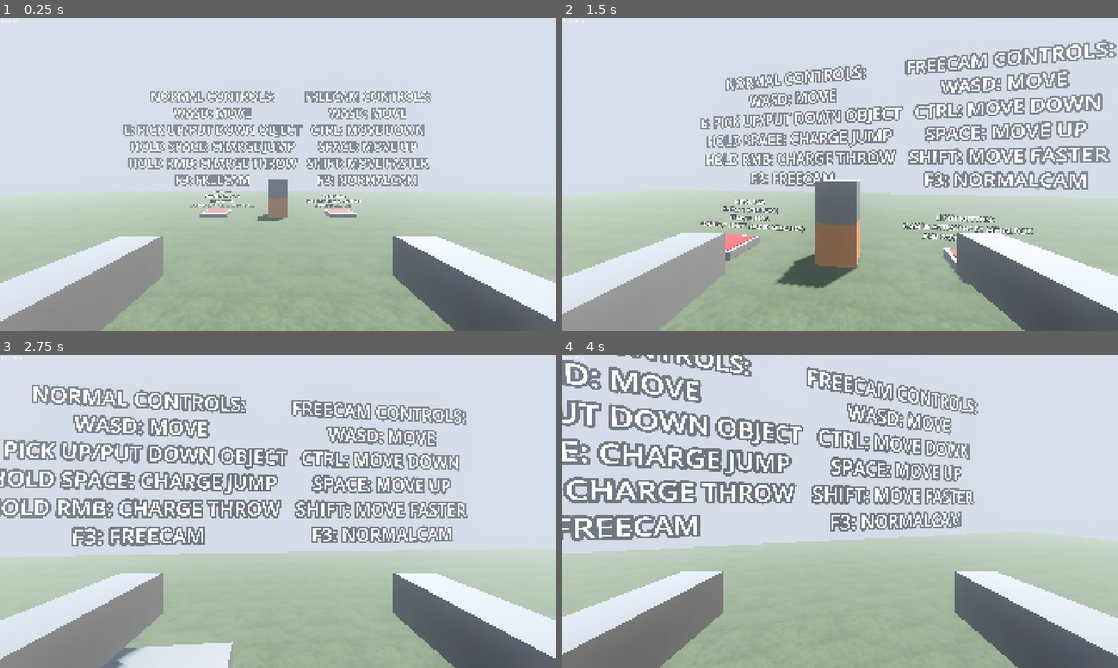
Above: before the commit, frames 1-4 (two rows, left to right).
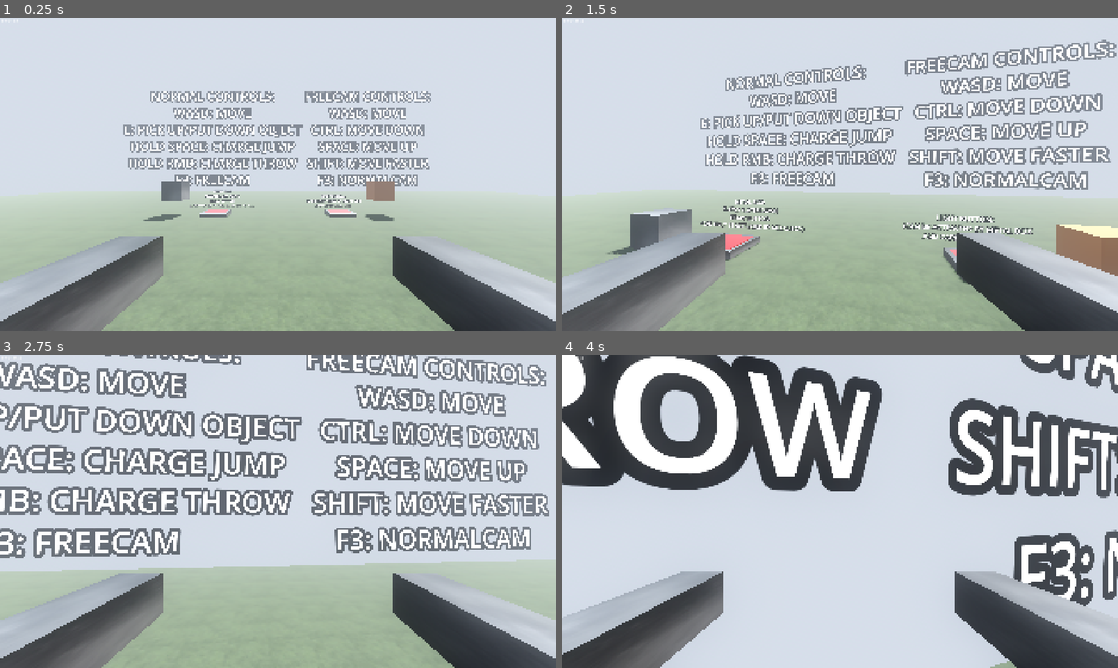
Above: after the commit, the same moments.

Repository: GootSb/Shift9
Game: Godot game, scene res://world.tscn
Same seed, same stepped clock (60 frames per second), same inputs: the game is played once before the commit and once after it.
Inputs (mouse positions are in pixels of both pictures, inside the frame that each line leads up to):
- Up to frame 1 (0.25 s): no input
- Up to frame 2 (1.5 s): tap Enter at 0.5 s; move the mouse to (867, 174) at 0.52 s; hold Shift 0.53-1.28 s; hold W (move_forward) from 0.53 s (still down); tap E at 0.6 s; click (867, 174) at 0.67 s; tap Space (jump) at 0.77, 1.07 s; move the mouse to (812, 174) at 1.27 s; tap Shift at 1.35 s; click (812, 174) at 1.42 s
- Up to frame 3 (2.75 s): keep holding W (move_forward); tap Space (jump) at 1.52, 1.82, 2.3 s; tap Ctrl at 1.55 s; move the mouse to (289, 505) at 2.02 s; hold Ctrl from 2.03 s (still down); click (289, 505) at 2.17 s
- Up to frame 4 (4 s): keep holding W (move_forward); move the mouse to (834, 517) at 2.77 s; release Ctrl at 2.78 s; tap Space (jump) at 2.85, 3.02, 3.32, 3.77 s; click (834, 517) at 2.92 s; tap E at 3.05, 3.6 s; move the mouse to (878, 514) at 3.52 s; hold Shift from 3.53 s (still down); click (878, 514) at 3.67 s

The runs differ from the first frame. In frame 1, 12% of the frame differs, in the area x 0-100%, y 51-100%; in frame 2, 17%; in frame 3, 50%; in frame 4, 75%, in the area x 0-100%, y 0-100%.

Commit message:
Big stuff.
New texture for metal, better button model and better player controller.

Diff:
--- a/button.tscn
+++ b/button.tscn
@@ -12,15 +12,6 @@
 [sub_resource type="BoxMesh" id="BoxMesh_k706f"]
 material = ExtResource("3_l7yfx")
 
-[sub_resource type="BoxMesh" id="BoxMesh_aeh8o"]
-material = ExtResource("3_l7yfx")
-
-[sub_resource type="BoxMesh" id="BoxMesh_air5s"]
-material = ExtResource("3_l7yfx")
-
-[sub_resource type="BoxMesh" id="BoxMesh_50lv4"]
-material = ExtResource("3_l7yfx")
-
 [sub_resource type="BoxShape3D" id="BoxShape3D_2jhg7"]
 
 [sub_resource type="BoxShape3D" id="BoxShape3D_l7yfx"]
@@ -33,20 +24,8 @@
 mesh = SubResource("BoxMesh_tajbg")
 
 [node name="MeshInstance3D2" type="MeshInstance3D" parent="." unique_id=748890349]
-transform = Transform3D(0.099793, 0, 0, 0, 0.17712143, 0, 0, 0, 1.2, -0.5504155, -0.011278149, 0)
+transform = Transform3D(1.2, 0, 0, 0, 0.177, 0, 0, 0, 1.2, 0, 0, 0)
 mesh = SubResource("BoxMesh_k706f")
-
-[node name="MeshInstance3D4" type="MeshInstance3D" parent="." unique_id=1225136163]
-transform = Transform3D(0.099793, 0, 0, 0, 0.17712143, 0, 0, 0, 1.2, 0.55212915, -0.0110838, 0)
-mesh = SubResource("BoxMesh_aeh8o")
-
-[node name="MeshInstance3D6" type="MeshInstance3D" parent="." unique_id=731015459]
-transform = Transform3D(-4.362091e-09, 0, -1.2000002, 0, 0.17712145, 0, 0.099793, 0, -5.2453668e-08, -0.00013847728, -0.011278149, -0.550277)
-mesh = SubResource("BoxMesh_air5s")
-
-[node name="MeshInstance3D7" type="MeshInstance3D" parent="." unique_id=1285017618]
-transform = Transform3D(-4.362091e-09, 0, -1.2000002, 0, 0.17712145, 0, 0.099793, 0, -5.2453668e-08, -0.00013852536, -0.0110838, 0.55013853)
-mesh = SubResource("BoxMesh_50lv4")
 
 [node name="DetectionArea" type="Area3D" parent="." unique_id=259317775]
 visible = false
--- a/heavy_button.tscn
+++ b/heavy_button.tscn
@@ -12,15 +12,6 @@
 [sub_resource type="BoxMesh" id="BoxMesh_olmnl"]
 material = ExtResource("2_8oeke")
 
-[sub_resource type="BoxMesh" id="BoxMesh_2sv3y"]
-material = ExtResource("2_8oeke")
-
-[sub_resource type="BoxMesh" id="BoxMesh_i2lvi"]
-material = ExtResource("2_8oeke")
-
-[sub_resource type="BoxMesh" id="BoxMesh_smshx"]
-material = ExtResource("2_8oeke")
-
 [sub_resource type="BoxShape3D" id="BoxShape3D_tww7p"]
 
 [sub_resource type="BoxShape3D" id="BoxShape3D_yfuvd"]
@@ -33,20 +24,8 @@
 mesh = SubResource("BoxMesh_lirlb")
 
 [node name="MeshInstance3D2" type="MeshInstance3D" parent="." unique_id=1243874812]
-transform = Transform3D(0.099793, 0, 0, 0, 0.17712143, 0, 0, 0, 1.2, -0.5504155, -0.011278149, 0)
+transform = Transform3D(1.2, 0, 0, 0, 0.177, 0, 0, 0, 1.2, 0, 0, 0)
 mesh = SubResource("BoxMesh_olmnl")
-
-[node name="MeshInstance3D4" type="MeshInstance3D" parent="." unique_id=290596186]
-transform = Transform3D(0.099793, 0, 0, 0, 0.17712143, 0, 0, 0, 1.2, 0.55212915, -0.0110838, 0)
-mesh = SubResource("BoxMesh_2sv3y")
-
-[node name="MeshInstance3D6" type="MeshInstance3D" parent="." unique_id=1498190277]
-transform = Transform3D(-4.362091e-09, 0, -1.2000002, 0, 0.17712145, 0, 0.099793, 0, -5.2453668e-08, -0.00013847728, -0.011278149, -0.550277)
-mesh = SubResource("BoxMesh_i2lvi")
-
-[node name="MeshInstance3D7" type="MeshInstance3D" parent="." unique_id=1342230349]
-transform = Transform3D(-4.362091e-09, 0, -1.2000002, 0, 0.17712145, 0, 0.099793, 0, -5.2453668e-08, -0.00013852536, -0.0110838, 0.55013853)
-mesh = SubResource("BoxMesh_smshx")
 
 [node name="DetectionArea" type="Area3D" parent="." unique_id=1123746945]
 visible = false
--- a/materials/Metal.tres
+++ b/materials/Metal.tres
@@ -1,7 +1,10 @@
 [gd_resource type="StandardMaterial3D" format=3 uid="uid://davy0aohn5gpg"]
 
+[ext_resource type="Texture2D" uid="uid://c43v4675kh5dd" path="res://textures/metal.jpg" id="1_mk553"]
+
 [resource]
-albedo_color = Color(0.40832943, 0.4083295, 0.40832937, 1)
+albedo_color = Color(0.556953, 0.556953, 0.55695313, 1)
+albedo_texture = ExtResource("1_mk553")
 metallic = 0.4
 metallic_specular = 0.39
 roughness = 0.45
--- a/player.tscn
+++ b/player.tscn
@@ -1,6 +1,6 @@
 [gd_scene format=3 uid="uid://bfuoos16oeknp"]
 
-[ext_resource type="Script" uid="uid://di65o5xakgo2f" path="res://scripts/player.gd" id="1_4flbx"]
+[ext_resource type="Script" uid="uid://bywwwn2g2gt8v" path="res://scripts/player_testnew.gd" id="1_hqtel"]
 [ext_resource type="Material" uid="uid://davy0aohn5gpg" path="res://materials/Metal.tres" id="2_i3pqv"]
 [ext_resource type="Script" uid="uid://cfcrd464t0lnh" path="res://scripts/fps_counter.gd" id="2_onrkg"]
 [ext_resource type="AudioStream" uid="uid://cewgkhwwora0m" path="res://sounds/Electricity.mp3" id="4_hqtel"]
@@ -11,7 +11,7 @@
 material = ExtResource("2_i3pqv")
 
 [node name="Player" type="CharacterBody3D" unique_id=477170792]
-script = ExtResource("1_4flbx")
+script = ExtResource("1_hqtel")
 
 [node name="CollisionShape3D" type="CollisionShape3D" parent="." unique_id=387736613]
 transform = Transform3D(1, 0, 0, 0, 1, 0, 0, 0, 1, 0, 1, 0)
--- /dev/null
+++ b/scripts/player_testnew.gd
@@ -0,0 +1,587 @@
+extends CharacterBody3D
+
+@export_group("Movement")
+@export var move_speed: float = 7.0
+@export var heavy_move_speed: float = 3.5
+@export var acceleration: float = 20.0
+@export var deceleration: float = 25.0
+@export var gravity: float = 20.0
+
+@export_group("Jump")
+@export var min_jump_velocity: float = 4.5
+@export var max_jump_velocity: float = 12.0
+@export var jump_charge_time: float = 2.0
+
+@export_group("Camera")
+@export var mouse_sensitivity: float = 0.002
+@export_range(1.0, 89.0, 1.0) var max_look_angle: float = 85.0
+
+@export_group("Head Bob")
+@export var head_bob_enabled: bool = true
+@export var head_bob_frequency: float = 9.0
+@export var head_bob_amount: float = 0.06
+@export var head_bob_smoothing: float = 10.0
+
+@export_group("Freecam")
+@export var freecam_speed: float = 8.0
+@export var freecam_fast_speed: float = 20.0
+@export var freecam_sensitivity: float = 0.002
+
+@export_group("Interactables")
+@export var pickup_range: float = 3.0
+@export var hold_distance: float = 2.0
+@export var hold_smoothing: float = 15.0
+@export var min_throw_force: float = 3.0
+@export var max_throw_force: float = 25.0
+@export var throw_charge_time: float = 2.0
+
+@export_group("Lightning")
+@export_range(5, 64, 1) var zap_segments: int = 20
+@export var zap_jaggedness: float = 0.14
+@export var zap_update_speed: float = 0.025
+@export var zap_outer_width: float = 0.11
+@export var zap_middle_width: float = 0.045
+@export var zap_core_width: float = 0.012
+@export var zap_glow: float = 8.0
+@export_range(0, 16, 1) var zap_branch_count: int = 4
+
+@onready var head: Node3D = $Head
+@onready var camera: Camera3D = $Head/Camera3D
+@onready var zap_point_0: Node3D = $Head/RightArm/ZapPoint0
+@onready var zap_point_1: Node3D = $Head/LeftArm/ZapPoint1
+@onready var jump_charge_bar: ProgressBar = $HUD/JumpChargeBar
+@onready var throw_charge_bar: ProgressBar = $HUD/ThrowChargeBar
+@onready var electricity_sound: AudioStreamPlayer3D = $Electricity
+
+var camera_pitch: float = 0.0
+var camera_rest_position: Vector3
+var head_bob_time: float = 0.0
+var head_bob_offset: Vector3 = Vector3.ZERO
+
+var is_charging_jump: bool = false
+var jump_charge: float = 0.0
+var jump_release_pending: bool = false
+
+var freecam_enabled: bool = false
+var freecam_position: Vector3
+var freecam_rotation: Vector3
+var saved_player_rotation: float = 0.0
+var saved_camera_pitch: float = 0.0
+
+var held_object: RigidBody3D
+var original_collision_layer: int = 0
+var original_collision_mask: int = 0
+var original_freeze_mode: int = RigidBody3D.FREEZE_MODE_STATIC
+var original_freeze: bool = false
+
+var is_charging_throw: bool = false
+var throw_charge: float = 0.0
+
+var zap_active: bool = false
+var zap_update_timer: float = 0.0
+var zap_mesh: ImmediateMesh
+var zap_mesh_instance: MeshInstance3D
+var zap_outer_material: StandardMaterial3D
+var zap_middle_material: StandardMaterial3D
+var zap_core_material: StandardMaterial3D
+
+
+func _ready() -> void:
+	Input.mouse_mode = Input.MOUSE_MODE_CAPTURED
+	camera_rest_position = camera.position
+
+	jump_charge_bar.min_value = 0.0
+	jump_charge_bar.max_value = 100.0
+	jump_charge_bar.value = 0.0
+	jump_charge_bar.hide()
+
+	throw_charge_bar.min_value = 0.0
+	throw_charge_bar.max_value = 100.0
+	throw_charge_bar.value = 0.0
+	throw_charge_bar.hide()
+
+	electricity_sound.stop()
+	create_zap_effect()
+
+
+func _input(event: InputEvent) -> void:
+	if event is InputEventMouseMotion:
+		if Input.mouse_mode != Input.MOUSE_MODE_CAPTURED:
+			return
+		if freecam_enabled:
+			freecam_rotation.y -= event.relative.x * freecam_sensitivity
+			freecam_rotation.x = clampf(
+				freecam_rotation.x - event.relative.y * freecam_sensitivity,
+				deg_to_rad(-max_look_angle),
+				deg_to_rad(max_look_angle)
+			)
+			camera.global_rotation = freecam_rotation
+		else:
+			rotate_y(-event.relative.x * mouse_sensitivity)
+			camera_pitch = clampf(
+				camera_pitch - event.relative.y * mouse_sensitivity,
+				deg_to_rad(-max_look_angle),
+				deg_to_rad(max_look_angle)
+			)
+			head.rotation.x = camera_pitch
+		return
+
+	if event.is_action_pressed("jump") and not event.is_echo():
+		if not freecam_enabled and is_on_floor() and not is_charging_jump:
+			is_charging_jump = true
+			jump_charge = 0.0
+		return
+
+	if event.is_action_released("jump"):
+		if is_charging_jump:
+			jump_release_pending = true
+		return
+
+	if event is InputEventMouseButton and event.button_index == MOUSE_BUTTON_LEFT:
+		if freecam_enabled:
+			return
+		if event.pressed:
+			if Input.mouse_mode == Input.MOUSE_MODE_CAPTURED:
+				start_throw_charge()
+		elif is_charging_throw:
+			throw_object()
+		return
+
+	if event is InputEventKey and event.pressed and not event.echo:
+		match event.keycode:
+			KEY_ESCAPE:
+				Input.mouse_mode = (
+					Input.MOUSE_MODE_VISIBLE
+					if Input.mouse_mode == Input.MOUSE_MODE_CAPTURED
+					else Input.MOUSE_MODE_CAPTURED
+				)
+			KEY_F3:
+				toggle_freecam()
+			KEY_E:
+				if not freecam_enabled:
+					if is_instance_valid(held_object):
+						drop_object()
+					else:
+						pickup_interactable()
+
+
+func _physics_process(delta: float) -> void:
+	if freecam_enabled:
+		handle_freecam(delta)
+		return
+
+	handle_movement(delta)
+	handle_jump(delta)
+	handle_gravity(delta)
+	handle_head_bob(delta)
+	handle_held_object(delta)
+	update_throw_charge_bar(delta)
+	move_and_slide()
+
+
+func get_current_move_speed() -> float:
+	if is_instance_valid(held_object) and held_object.is_in_group("Heavy"):
+		return heavy_move_speed
+	return move_speed
+
+
+func handle_movement(delta: float) -> void:
+	var input_dir := Input.get_vector(
+		"move_left", "move_right", "move_forward", "move_backward"
+	)
+	var direction := (transform.basis * Vector3(input_dir.x, 0.0, input_dir.y)).normalized()
+	var target_speed := get_current_move_speed()
+
+	if direction.length_squared() > 0.0001:
+		velocity.x = move_toward(velocity.x, direction.x * target_speed, acceleration * delta)
+		velocity.z = move_toward(velocity.z, direction.z * target_speed, acceleration * delta)
+	else:
+		velocity.x = move_toward(velocity.x, 0.0, deceleration * delta)
+		velocity.z = move_toward(velocity.z, 0.0, deceleration * delta)
+
+
+func handle_jump(delta: float) -> void:
+	if not is_on_floor():
+		is_charging_jump = false
+		jump_charge = 0.0
+		jump_release_pending = false
+		jump_charge_bar.hide()
+		return
+
+	if is_charging_jump:
+		jump_charge = minf(jump_charge + delta, maxf(jump_charge_time, 0.0))
+		jump_charge_bar.show()
+		jump_charge_bar.value = get_jump_charge_percentage() * 100.0
+
+	if jump_release_pending and is_charging_jump:
+		velocity.y = lerpf(min_jump_velocity, max_jump_velocity, get_jump_charge_percentage())
+		is_charging_jump = false
+		jump_release_pending = false
+		jump_charge = 0.0
+		jump_charge_bar.hide()
+
+
+func get_jump_charge_percentage() -> float:
+	if jump_charge_time <= 0.0:
+		return 1.0
+	return clampf(jump_charge / jump_charge_time, 0.0, 1.0)
+
+
+func handle_gravity(delta: float) -> void:
+	if not is_on_floor():
+		velocity.y -= maxf(gravity, 0.0) * delta
+	elif velocity.y < 0.0:
+		velocity.y = 0.0
+
+
+func handle_head_bob(delta: float) -> void:
+	var horizontal_speed := Vector2(velocity.x, velocity.z).length()
+	var moving := horizontal_speed > 0.1 and is_on_floor()
+	var target_offset := Vector3.ZERO
+
+	if head_bob_enabled and moving:
+		head_bob_time += delta * head_bob_frequency
+		target_offset.y = sin(head_bob_time) * head_bob_amount
+		target_offset.x = cos(head_bob_time * 0.5) * head_bob_amount * 0.5
+
+	var blend := 1.0 - exp(-maxf(head_bob_smoothing, 0.0) * delta)
+	head_bob_offset = head_bob_offset.lerp(target_offset, blend)
+	camera.position = camera_rest_position + head_bob_offset
+
+
+func pickup_interactable() -> void:
+	var space_state := get_world_3d().direct_space_state
+	var query := PhysicsRayQueryParameters3D.create(
+		camera.global_position,
+		camera.global_position - camera.global_transform.basis.z * maxf(pickup_range, 0.0)
+	)
+	query.exclude = [get_rid()]
+
+	var result := space_state.intersect_ray(query)
+	if result.is_empty():
+		return
+
+	var body := result.get("collider") as RigidBody3D
+	if not is_instance_valid(body) or not body.is_in_group("Interactable"):
+		return
+
+	held_object = body
+	original_collision_layer = body.collision_layer
+	original_collision_mask = body.collision_mask
+	original_freeze_mode = body.freeze_mode
+	original_freeze = body.freeze
+
+	body.linear_velocity = Vector3.ZERO
+	body.angular_velocity = Vector3.ZERO
+	body.freeze_mode = RigidBody3D.FREEZE_MODE_KINEMATIC
+	body.freeze = true
+
+	start_zap()
+
+
+func handle_held_object(delta: float) -> void:
+	if not is_instance_valid(held_object):
+		if held_object != null:
+			clear_held_reference()
+			stop_zap()
+		return
+
+	var target_position := camera.global_position - camera.global_transform.basis.z * hold_distance
+	var blend := 1.0 - exp(-maxf(hold_smoothing, 0.0) * delta)
+	held_object.global_position = held_object.global_position.lerp(target_position, blend)
+	held_object.global_rotation = camera.global_rotation
+	update_zap_effect(delta)
+
+
+func restore_object_physics(object: RigidBody3D, force_unfreeze: bool = false) -> void:
+	if not is_instance_valid(object):
+		return
+	object.collision_layer = original_collision_layer
+	object.collision_mask = original_collision_mask
+	object.freeze_mode = original_freeze_mode
+	object.freeze = false if force_unfreeze else original_freeze
+
+
+func clear_held_reference() -> void:
+	held_object = null
+	is_charging_throw = false
+	throw_charge = 0.0
+	throw_charge_bar.hide()
+	throw_charge_bar.value = 0.0
+
+
+func drop_object() -> void:
+	if not is_instance_valid(held_object):
+		clear_held_reference()
+		stop_zap()
+		return
+
+	var object := held_object
+	restore_object_physics(object)
+	if not object.freeze:
+		object.linear_velocity = Vector3.ZERO
+		object.angular_velocity = Vector3.ZERO
+
+	clear_held_reference()
+	stop_zap()
+
+
+func start_throw_charge() -> void:
+	if not is_instance_valid(held_object) or is_charging_throw:
+		return
+	is_charging_throw = true
+	throw_charge = 0.0
+	throw_charge_bar.value = 0.0
+	throw_charge_bar.show()
+
+
+func update_throw_charge_bar(delta: float) -> void:
+	if not is_charging_throw or not is_instance_valid(held_object):
+		throw_charge_bar.hide()
+		return
+	throw_charge = minf(throw_charge + delta, maxf(throw_charge_time, 0.0))
+	throw_charge_bar.value = get_throw_charge_percentage() * 100.0
+	throw_charge_bar.show()
+
+
+func get_throw_charge_percentage() -> float:
+	if throw_charge_time <= 0.0:
+		return 1.0
+	return clampf(throw_charge / throw_charge_time, 0.0, 1.0)
+
+
+func throw_object() -> void:
+	if not is_charging_throw:
+		return
+	if not is_instance_valid(held_object):
+		clear_held_reference()
+		stop_zap()
+		return
+
+	var object := held_object
+	var percentage := get_throw_charge_percentage()
+	var force := lerpf(min_throw_force, max_throw_force, percentage)
+	var direction := -camera.global_transform.basis.z.normalized()
+
+	restore_object_physics(object, true)
+	object.linear_velocity = Vector3.ZERO
+	object.angular_velocity = Vector3.ZERO
+
+	clear_held_reference()
+	stop_zap()
+	object.apply_central_impulse(direction * force)
+
+
+func make_zap_material(color: Color, energy: float, alpha: float) -> StandardMaterial3D:
+	var material := StandardMaterial3D.new()
+	material.shading_mode = BaseMaterial3D.SHADING_MODE_UNSHADED
+	material.cull_mode = BaseMaterial3D.CULL_DISABLED
+	material.blend_mode = BaseMaterial3D.BLEND_MODE_ADD
+	material.transparency = BaseMaterial3D.TRANSPARENCY_ALPHA
+	material.albedo_color = Color(color.r, color.g, color.b, alpha)
+	material.emission_enabled = true
+	material.emission = color
+	material.emission_energy_multiplier = energy
+	return material
+
+
+func create_zap_effect() -> void:
+	zap_mesh = ImmediateMesh.new()
+	zap_mesh_instance = MeshInstance3D.new()
+	zap_mesh_instance.name = "LightningEffect"
+	zap_mesh_instance.mesh = zap_mesh
+	zap_mesh_instance.cast_shadow = GeometryInstance3D.SHADOW_CASTING_SETTING_OFF
+	add_child(zap_mesh_instance)
+
+	zap_outer_material = make_zap_material(Color(0.02, 0.2, 1.0), zap_glow * 1.5, 0.25)
+	zap_middle_material = make_zap_material(Color(0.0, 0.65, 1.0), zap_glow * 1.2, 0.65)
+	zap_core_material = make_zap_material(Color(0.75, 0.95, 1.0), zap_glow, 1.0)
+	zap_mesh_instance.hide()
+
+
+func start_zap() -> void:
+	if not is_instance_valid(zap_mesh_instance):
+		return
+	zap_active = true
+	zap_update_timer = maxf(zap_update_speed, 0.001)
+	zap_mesh_instance.show()
+	if is_instance_valid(electricity_sound) and not electricity_sound.playing:
+		electricity_sound.play()
+	update_zap_effect(0.0)
+
+
+func stop_zap() -> void:
+	zap_active = false
+	if is_instance_valid(zap_mesh):
+		zap_mesh.clear_surfaces()
+	if is_instance_valid(zap_mesh_instance):
+		zap_mesh_instance.hide()
+	if is_instance_valid(electricity_sound) and electricity_sound.playing:
+		electricity_sound.stop()
+
+
+func draw_zap_ribbon(points: Array[Vector3], side: Vector3, width: float, material: Material) -> void:
+	if points.size() < 2:
+		return
+
+	var safe_width := maxf(width, 0.0)
+	zap_mesh.surface_begin(Mesh.PRIMITIVE_TRIANGLES, material)
+	for i in range(points.size() - 1):
+		var a := points[i] - side * safe_width
+		var b := points[i] + side * safe_width
+		var c := points[i + 1] - side * safe_width
+		var d := points[i + 1] + side * safe_width
+		zap_mesh.surface_add_vertex(a)
+		zap_mesh.surface_add_vertex(b)
+		zap_mesh.surface_add_vertex(c)
+		zap_mesh.surface_add_vertex(b)
+		zap_mesh.surface_add_vertex(d)
+		zap_mesh.surface_add_vertex(c)
+	zap_mesh.surface_end()
+
+
+func generate_zap_points(
+	start_position: Vector3,
+	end_position: Vector3,
+	segments: int,
+	jaggedness: float,
+	side: Vector3,
+	perpendicular: Vector3
+) -> Array[Vector3]:
+	var points: Array[Vector3] = []
+	var safe_segments := maxi(segments, 1)
+	var safe_jaggedness := maxf(jaggedness, 0.0)
+
+	for i in range(safe_segments + 1):
+		var progress := float(i) / float(safe_segments)
+		var point := start_position.lerp(end_position, progress)
+		if i > 0 and i < safe_segments:
+			var falloff := sin(progress * PI)
+			point += side * randf_range(-safe_jaggedness, safe_jaggedness) * falloff
+			point += perpendicular * randf_range(-safe_jaggedness, safe_jaggedness) * falloff
+		points.append(point)
+	return points
+
+
+func update_zap_effect(delta: float) -> void:
+	if not zap_active or not is_instance_valid(zap_mesh_instance):
+		return
+
+	zap_update_timer += delta
+	var interval := maxf(zap_update_speed, 0.001)
+	if zap_update_timer < interval:
+		return
+	zap_update_timer = 0.0
+
+	if not is_instance_valid(zap_point_0) or not is_instance_valid(zap_point_1):
+		return
+
+	var start_position := zap_mesh_instance.to_local(zap_point_0.global_position)
+	var end_position := zap_mesh_instance.to_local(zap_point_1.global_position)
+	var direction := end_position - start_position
+	if direction.length_squared() < 0.0001:
+		return
+
+	var direction_normalized := direction.normalized()
+	var camera_right := (
+		zap_mesh_instance.global_transform.basis.inverse() * camera.global_transform.basis.x
+	).normalized()
+	var side := camera_right - direction_normalized * camera_right.dot(direction_normalized)
+
+	if side.length_squared() < 0.001:
+		side = direction_normalized.cross(Vector3.UP)
+	if side.length_squared() < 0.001:
+		side = direction_normalized.cross(Vector3.RIGHT)
+	side = side.normalized()
+	var perpendicular := direction_normalized.cross(side).normalized()
+
+	var segments := maxi(zap_segments, 5)
+	var main_points := generate_zap_points(
+		start_position, end_position, segments, zap_jaggedness, side, perpendicular
+	)
+
+	zap_mesh.clear_surfaces()
+	draw_zap_ribbon(main_points, side, zap_outer_width, zap_outer_material)
+	draw_zap_ribbon(main_points, perpendicular, zap_middle_width, zap_middle_material)
+	draw_zap_ribbon(main_points, side, zap_core_width, zap_core_material)
+
+	# Branch indices are kept inside the main bolt, even at the minimum segment count.
+	for branch_index in range(maxi(zap_branch_count, 0)):
+		var start_index := randi_range(2, segments - 2)
+		var branch_start := main_points[start_index]
+		var branch_direction := (
+			side * randf_range(-0.4, 0.4) + perpendicular * randf_range(0.6, 1.0)
+		).normalized()
+		var branch_end := branch_start + branch_direction * randf_range(0.15, 0.4)
+		var branch_points := generate_zap_points(
+			branch_start,
+			branch_end,
+			4,
+			maxf(zap_jaggedness, 0.0) * 0.5,
+			side,
+			perpendicular
+		)
+		draw_zap_ribbon(branch_points, side, zap_core_width * 1.5, zap_middle_material)
+
+
+func toggle_freecam() -> void:
+	if not freecam_enabled:
+		if is_instance_valid(held_object):
+			drop_object()
+
+		freecam_enabled = true
+		saved_player_rotation = rotation.y
+		saved_camera_pitch = camera_pitch
+		freecam_position = camera.global_position
+		freecam_rotation = camera.global_rotation
+
+		is_charging_jump = false
+		jump_release_pending = false
+		jump_charge = 0.0
+		jump_charge_bar.hide()
+		is_charging_throw = false
+		throw_charge = 0.0
+		throw_charge_bar.hide()
+		velocity = Vector3.ZERO
+	else:
+		freecam_enabled = false
+		rotation.y = saved_player_rotation
+		camera_pitch = saved_camera_pitch
+		head.rotation.x = camera_pitch
+		head_bob_offset = Vector3.ZERO
+		camera.position = camera_rest_position
+		camera.rotation = Vector3.ZERO
+
+
+func handle_freecam(delta: float) -> void:
+	var speed := freecam_fast_speed if Input.is_key_pressed(KEY_SHIFT) else freecam_speed
+	var input_dir := Vector3.ZERO
+
+	if Input.is_key_pressed(KEY_W):
+		input_dir.z -= 1.0
+	if Input.is_key_pressed(KEY_S):
+		input_dir.z += 1.0
+	if Input.is_key_pressed(KEY_A):
+		input_dir.x -= 1.0
+	if Input.is_key_pressed(KEY_D):
+		input_dir.x += 1.0
+	if Input.is_key_pressed(KEY_SPACE):
+		input_dir.y += 1.0
+	if Input.is_key_pressed(KEY_CTRL):
+		input_dir.y -= 1.0
+
+	if input_dir.length_squared() > 0.0:
+		input_dir = input_dir.normalized()
+		freecam_position += Basis.from_euler(freecam_rotation) * input_dir * speed * delta
+
+	camera.global_position = freecam_position
+	camera.global_rotation = freecam_rotation
+
+
+func _exit_tree() -> void:
+	if is_instance_valid(held_object):
+		restore_object_physics(held_object)
+	if is_instance_valid(zap_mesh):
+		zap_mesh.clear_surfaces()
+	if is_instance_valid(electricity_sound):
+		electricity_sound.stop()
--- a/world.tscn
+++ b/world.tscn
@@ -85,10 +85,10 @@
 font_size = 35
 
 [node name="CardboardBox" parent="." unique_id=1521493742 instance=ExtResource("3_tlwt5")]
-transform = Transform3D(1, 0, 0, 0, 1, 0, 0, 0, 1, 0, 1, -10)
+transform = Transform3D(1, 0, 0, 0, 1, 0, 0, 0, 1, 5, 2, -10)
 
 [node name="MetalBox" parent="." unique_id=836612702 instance=ExtResource("5_036b0")]
-transform = Transform3D(1, 0, 0, 0, 1, 0, 0, 0, 1, 0, 2, -10)
+transform = Transform3D(1, 0, 0, 0, 1, 0, 0, 0, 1, -5, 2, -10)
 
 [node name="Button" parent="." unique_id=921295289 instance=ExtResource("4_aqk2v")]
 transform = Transform3D(1, 0, 0, 0, 1, 0, 0, 0, 1, 3, 0.6029905, -10)
Not shown, changed: export_presets.cfg
Not shown, added: scripts/player_testnew.gd.uid
Binary file added: textures/metal.jpg
Not shown, added: textures/metal.jpg.import
